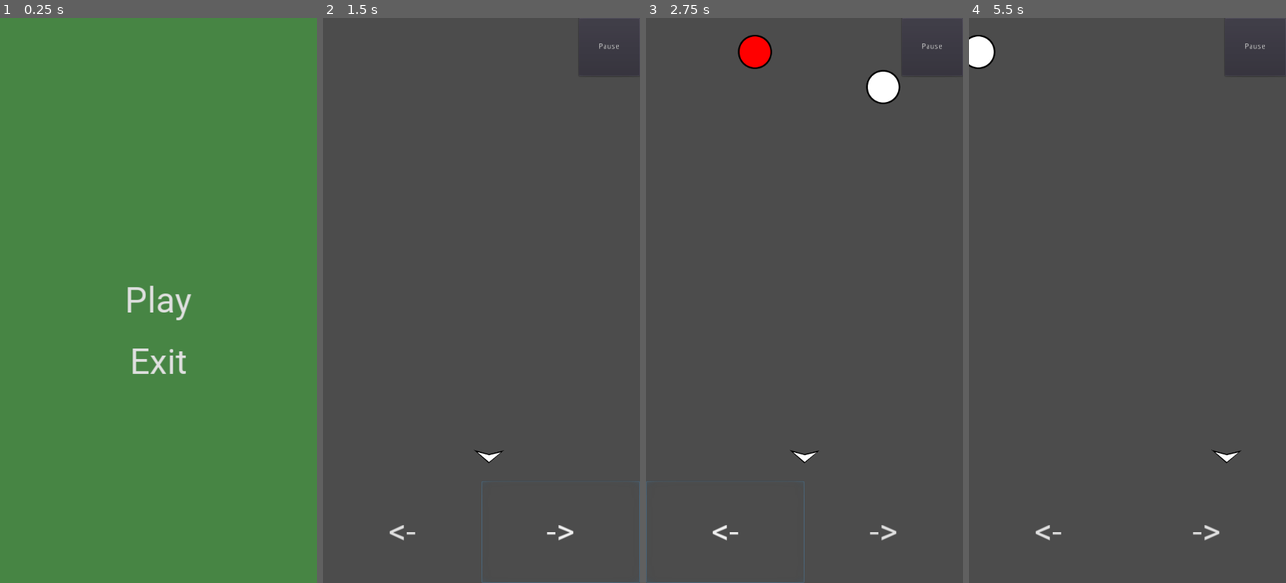
Above: before the commit, frames 1-4 (left to right).
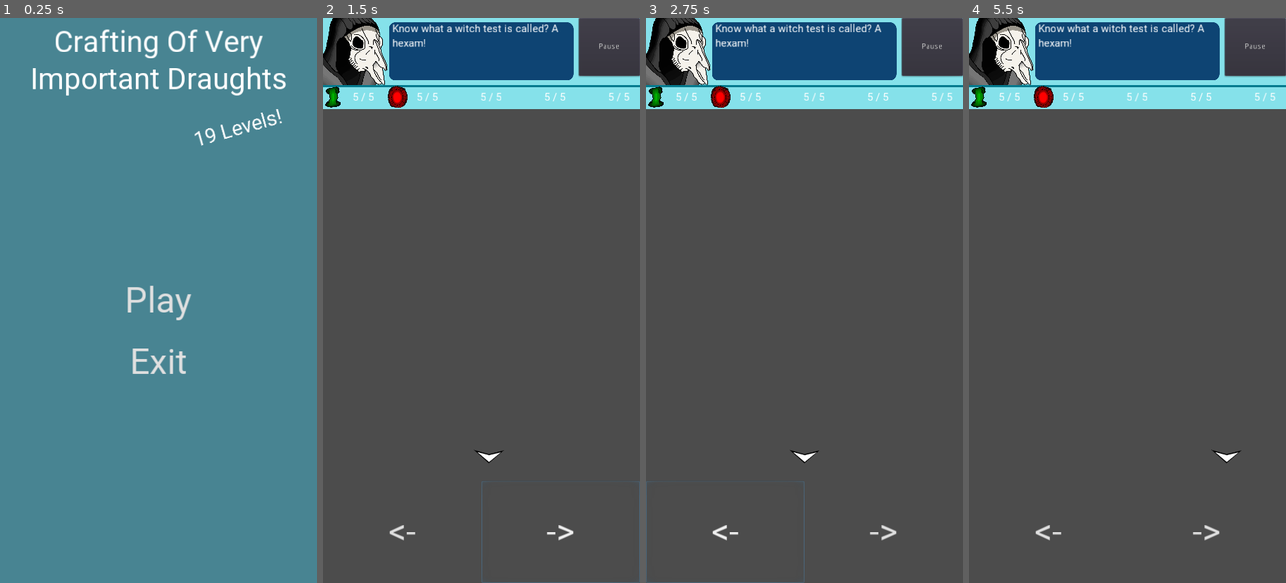
Above: after the commit, the same moments.

Repository: Jomii/Digital-game-2
Game: Godot game, scene res://Scenes/MainMenu.tscn
The game is run twice, just before and just after one commit, with the same random seed, the same clock (stepped at 60 frames per second) and the same inputs.
Inputs:
- Up to frame 1 (0.25 s): no input
- Up to frame 2 (1.5 s): click "Play" at 0.5 s; click "->" at 1.25 s
- Up to frame 3 (2.75 s): click "<-" at 2 s
- Up to frame 4 (5.5 s): click "Pause" at 2.75 s; click "Main menu" at 3.5 s; click "Play" at 4.25 s; tap Enter at 5 s; hold Right (ui_right) from 5.03 s (still down)

The runs differ from the first frame. In frame 1, 99% of the frame differs, in the area x 0-100%, y 0-100%; in frame 2, 14%; in frame 3, 14%; in frame 4, 14%.

Commit message:
Add a lot of stuff
- Template for levels
- Sprites from game 1
- LevelSelect scene
- Drops

Diff:
--- /dev/null
+++ b/Levels/LevelTemplate.tscn
@@ -0,0 +1,6 @@
+[gd_scene load_steps=2 format=2]
+
+[ext_resource path="res://Scripts/Level.gd" type="Script" id=1]
+
+[node name="LevelData" type="Node"]
+script = ExtResource( 1 )
--- /dev/null
+++ b/Levels/Level_1.tscn
@@ -0,0 +1,28 @@
+[gd_scene load_steps=5 format=2]
+
+[ext_resource path="res://Scripts/Level.gd" type="Script" id=1]
+[ext_resource path="res://Art/Sprites/Materials/Bottles2.png" type="Texture" id=2]
+[ext_resource path="res://Scenes/Drops/Herb1.tscn" type="PackedScene" id=3]
+[ext_resource path="res://Scenes/Drops/Herb2.tscn" type="PackedScene" id=4]
+
+[node name="Level_1" type="Node"]
+script = ExtResource( 1 )
+levelStartIcon = ExtResource( 2 )
+levelStartText = "Welcome youngling, lets begin your training  by crafting a very simple potion: Spirits"
+characterText = "Know what a witch test is called? A hexam!"
+collectGoal = [ {
+"amount": 5,
+"drop": ExtResource( 4 )
+}, {
+"amount": 3,
+"drop": ExtResource( 3 )
+}, {
+"amount": 0,
+"drop": null
+}, {
+"amount": 0,
+"drop": null
+}, {
+"amount": 0,
+"drop": null
+} ]
--- a/Scenes/Drop.tscn
+++ b/Scenes/Drops/Drop.tscn
@@ -14,5 +14,3 @@
 
 [node name="Sprite" type="Sprite" parent="."]
 texture = ExtResource( 1 )
-
-[node name="Drop" type="Node2D" parent="."]
--- /dev/null
+++ b/Scenes/Drops/Herb1.tscn
@@ -0,0 +1,17 @@
+[gd_scene load_steps=4 format=2]
+
+[ext_resource path="res://Art/Sprites/Materials/Herb6.png" type="Texture" id=1]
+[ext_resource path="res://Scripts/Drop.gd" type="Script" id=2]
+
+[sub_resource type="CircleShape2D" id=1]
+radius = 30.9296
+
+[node name="Herb1" type="RigidBody2D"]
+script = ExtResource( 2 )
+
+[node name="CollisionShape2D" type="CollisionShape2D" parent="."]
+shape = SubResource( 1 )
+
+[node name="Sprite" type="Sprite" parent="."]
+scale = Vector2( 0.182778, 0.182778 )
+texture = ExtResource( 1 )
--- /dev/null
+++ b/Scenes/Drops/Herb2.tscn
@@ -0,0 +1,17 @@
+[gd_scene load_steps=4 format=2]
+
+[ext_resource path="res://Scripts/Drop.gd" type="Script" id=1]
+[ext_resource path="res://Art/Sprites/Materials/Herb4.png" type="Texture" id=2]
+
+[sub_resource type="CircleShape2D" id=1]
+radius = 30.9296
+
+[node name="Drop" type="RigidBody2D"]
+script = ExtResource( 1 )
+
+[node name="CollisionShape2D" type="CollisionShape2D" parent="."]
+shape = SubResource( 1 )
+
+[node name="Sprite" type="Sprite" parent="."]
+scale = Vector2( 0.219962, 0.219962 )
+texture = ExtResource( 2 )
--- /dev/null
+++ b/Scenes/Drops/Spider.tscn
@@ -0,0 +1,19 @@
+[gd_scene load_steps=4 format=2]
+
+[ext_resource path="res://Scripts/Drop.gd" type="Script" id=1]
+[ext_resource path="res://Art/Sprites/Materials/Spider.png" type="Texture" id=2]
+
+[sub_resource type="CircleShape2D" id=1]
+radius = 30.9296
+
+[node name="Drop" type="RigidBody2D"]
+script = ExtResource( 1 )
+isBad = true
+
+[node name="CollisionShape2D" type="CollisionShape2D" parent="."]
+shape = SubResource( 1 )
+
+[node name="Sprite" type="Sprite" parent="."]
+rotation = 3.14159
+scale = Vector2( 0.270073, 0.270073 )
+texture = ExtResource( 2 )
--- a/Scenes/LevelScene.tscn
+++ b/Scenes/LevelScene.tscn
@@ -1,19 +1,54 @@
-[gd_scene load_steps=6 format=2]
+[gd_scene load_steps=16 format=2]
 
 [ext_resource path="res://Scenes/PauseMenu.tscn" type="PackedScene" id=1]
 [ext_resource path="res://Fonts/roboto_64_dynamicfont.tres" type="DynamicFont" id=2]
 [ext_resource path="res://Scenes/Player.tscn" type="PackedScene" id=3]
 [ext_resource path="res://Scripts/Main.gd" type="Script" id=4]
-[ext_resource path="res://Scenes/Drop.tscn" type="PackedScene" id=5]
+[ext_resource path="res://Scenes/Drops/Spider.tscn" type="PackedScene" id=5]
+[ext_resource path="res://Fonts/Roboto-Regular.ttf" type="DynamicFontData" id=6]
+[ext_resource path="res://Art/Sprites/Kasvokuva.png" type="Texture" id=7]
+[ext_resource path="res://Scripts/UI.gd" type="Script" id=8]
+[ext_resource path="res://Art/Sprites/Materials/Herb4.png" type="Texture" id=9]
+[ext_resource path="res://Art/Sprites/Materials/Herb6.png" type="Texture" id=10]
+
+[sub_resource type="StyleBoxFlat" id=1]
+bg_color = Color( 0.521569, 0.882353, 0.917647, 1 )
+
+[sub_resource type="StyleBoxLine" id=2]
+color = Color( 0, 0.478431, 0.556863, 1 )
+thickness = 4
+
+[sub_resource type="StyleBoxFlat" id=3]
+content_margin_left = 6.0
+content_margin_top = 0.0
+content_margin_bottom = 0.0
+bg_color = Color( 0.054902, 0.266667, 0.45098, 1 )
+corner_radius_top_left = 12
+corner_radius_top_right = 12
+corner_radius_bottom_right = 12
+corner_radius_bottom_left = 12
+
+[sub_resource type="DynamicFont" id=4]
+size = 20
+use_filter = true
+font_data = ExtResource( 6 )
+
+[sub_resource type="DynamicFont" id=5]
+size = 20
+use_filter = true
+font_data = ExtResource( 6 )
 
 [node name="Main" type="Node"]
 script = ExtResource( 4 )
-Drop = ExtResource( 5 )
+badDrop = ExtResource( 5 )
 
 [node name="Drops" type="Node" parent="."]
 
 [node name="StartPosition" type="Position2D" parent="."]
 position = Vector2( 288, 800.419 )
+__meta__ = {
+"_edit_lock_": true
+}
 
 [node name="Player" parent="." instance=ExtResource( 3 )]
 
@@ -21,8 +56,12 @@
 position = Vector2( 20, 60 )
 points = PoolVector2Array( 4, 0, 530, 0 )
 default_color = Color( 0.4, 0.501961, 1, 0 )
+__meta__ = {
+"_edit_lock_": true
+}
 
 [node name="UI" type="CanvasLayer" parent="."]
+script = ExtResource( 8 )
 
 [node name="RightButton" type="Button" parent="UI"]
 anchor_top = 1.0
@@ -34,6 +73,7 @@
 text = "->"
 flat = true
 __meta__ = {
+"_edit_lock_": true,
 "_edit_use_anchors_": false
 }
 
@@ -47,16 +87,236 @@
 text = "<-"
 flat = true
 __meta__ = {
-"_edit_use_anchors_": false
-}
-
-[node name="PauseButton" type="Button" parent="UI"]
+"_edit_lock_": true,
+"_edit_use_anchors_": false
+}
+
+[node name="TopPanel" type="Panel" parent="UI"]
+anchor_right = 1.0
+margin_bottom = 165.0
+custom_styles/panel = SubResource( 1 )
+__meta__ = {
+"_edit_lock_": true,
+"_edit_use_anchors_": false
+}
+
+[node name="PauseButton" type="Button" parent="UI/TopPanel"]
 anchor_left = 1.0
 anchor_right = 1.0
 margin_left = -111.0
 margin_bottom = 105.0
 text = "Pause"
 __meta__ = {
+"_edit_lock_": true,
+"_edit_use_anchors_": false
+}
+
+[node name="CharacterSprite" type="TextureRect" parent="UI/TopPanel"]
+margin_left = -17.4584
+margin_top = -29.3301
+margin_right = 1006.54
+margin_bottom = 994.67
+rect_scale = Vector2( 0.160092, 0.1502 )
+texture = ExtResource( 7 )
+flip_h = true
+__meta__ = {
+"_edit_use_anchors_": false
+}
+
+[node name="HSeparator" type="HSeparator" parent="UI/TopPanel"]
+anchor_left = 0.5
+anchor_top = 1.0
+anchor_right = 0.5
+anchor_bottom = 1.0
+margin_left = -288.231
+margin_top = -43.4075
+margin_right = 286.769
+margin_bottom = -39.4075
+custom_styles/separator = SubResource( 2 )
+__meta__ = {
+"_edit_lock_": true,
+"_edit_use_anchors_": false
+}
+
+[node name="Label" type="Label" parent="UI/TopPanel"]
+anchor_left = 0.5
+anchor_right = 0.5
+margin_left = -168.0
+margin_top = 8.0
+margin_right = 167.0
+margin_bottom = 113.0
+custom_styles/normal = SubResource( 3 )
+custom_fonts/font = SubResource( 4 )
+autowrap = true
+clip_text = true
+__meta__ = {
+"_edit_lock_": true,
+"_edit_use_anchors_": false
+}
+
+[node name="HBoxContainer" type="GridContainer" parent="UI/TopPanel"]
+anchor_top = 0.745
+anchor_right = 1.0
+anchor_bottom = 1.0
+margin_top = 0.0749893
+columns = 5
+__meta__ = {
+"_edit_use_anchors_": false
+}
+
+[node name="Control" type="Control" parent="UI/TopPanel/HBoxContainer"]
+margin_right = 112.0
+margin_bottom = 42.0
+size_flags_horizontal = 3
+size_flags_vertical = 3
+
+[node name="TextureRect" type="TextureRect" parent="UI/TopPanel/HBoxContainer/Control"]
+anchor_bottom = 1.0
+margin_right = 38.0
+margin_bottom = -3.8147e-06
+texture = ExtResource( 10 )
+expand = true
+__meta__ = {
+"_edit_use_anchors_": true
+}
+
+[node name="Label" type="Label" parent="UI/TopPanel/HBoxContainer/Control"]
+anchor_left = 1.0
+anchor_right = 1.0
+anchor_bottom = 1.0
+margin_left = -77.0
+margin_right = -7.62939e-06
+margin_bottom = -3.8147e-06
+custom_fonts/font = SubResource( 5 )
+text = "5 / 5"
+align = 1
+valign = 1
+__meta__ = {
+"_edit_use_anchors_": false
+}
+
+[node name="Control2" type="Control" parent="UI/TopPanel/HBoxContainer"]
+margin_left = 116.0
+margin_right = 228.0
+margin_bottom = 42.0
+size_flags_horizontal = 3
+size_flags_vertical = 3
+
+[node name="TextureRect" type="TextureRect" parent="UI/TopPanel/HBoxContainer/Control2"]
+anchor_bottom = 1.0
+margin_right = 38.0
+margin_bottom = -3.8147e-06
+texture = ExtResource( 9 )
+expand = true
+__meta__ = {
+"_edit_use_anchors_": true
+}
+
+[node name="Label" type="Label" parent="UI/TopPanel/HBoxContainer/Control2"]
+anchor_left = 1.0
+anchor_right = 1.0
+anchor_bottom = 1.0
+margin_left = -77.0
+margin_right = -7.62939e-06
+margin_bottom = -3.8147e-06
+custom_fonts/font = SubResource( 5 )
+text = "5 / 5"
+align = 1
+valign = 1
+__meta__ = {
+"_edit_use_anchors_": false
+}
+
+[node name="Control3" type="Control" parent="UI/TopPanel/HBoxContainer"]
+margin_left = 232.0
+margin_right = 344.0
+margin_bottom = 42.0
+size_flags_horizontal = 3
+size_flags_vertical = 3
+
+[node name="TextureRect" type="TextureRect" parent="UI/TopPanel/HBoxContainer/Control3"]
+anchor_bottom = 1.0
+margin_right = 38.0
+margin_bottom = -3.8147e-06
+expand = true
+__meta__ = {
+"_edit_use_anchors_": true
+}
+
+[node name="Label" type="Label" parent="UI/TopPanel/HBoxContainer/Control3"]
+anchor_left = 1.0
+anchor_right = 1.0
+anchor_bottom = 1.0
+margin_left = -77.0
+margin_right = -7.62939e-06
+margin_bottom = -3.8147e-06
+custom_fonts/font = SubResource( 5 )
+text = "5 / 5"
+align = 1
+valign = 1
+__meta__ = {
+"_edit_use_anchors_": false
+}
+
+[node name="Control4" type="Control" parent="UI/TopPanel/HBoxContainer"]
+margin_left = 348.0
+margin_right = 460.0
+margin_bottom = 42.0
+size_flags_horizontal = 3
+size_flags_vertical = 3
+
+[node name="TextureRect" type="TextureRect" parent="UI/TopPanel/HBoxContainer/Control4"]
+anchor_bottom = 1.0
+margin_right = 38.0
+margin_bottom = -3.8147e-06
+expand = true
+__meta__ = {
+"_edit_use_anchors_": true
+}
+
+[node name="Label" type="Label" parent="UI/TopPanel/HBoxContainer/Control4"]
+anchor_left = 1.0
+anchor_right = 1.0
+anchor_bottom = 1.0
+margin_left = -77.0
+margin_right = -7.62939e-06
+margin_bottom = -3.8147e-06
+custom_fonts/font = SubResource( 5 )
+text = "5 / 5"
+align = 1
+valign = 1
+__meta__ = {
+"_edit_use_anchors_": false
+}
+
+[node name="Control5" type="Control" parent="UI/TopPanel/HBoxContainer"]
+margin_left = 464.0
+margin_right = 576.0
+margin_bottom = 42.0
+size_flags_horizontal = 3
+size_flags_vertical = 3
+
+[node name="TextureRect" type="TextureRect" parent="UI/TopPanel/HBoxContainer/Control5"]
+anchor_bottom = 1.0
+margin_right = 38.0
+margin_bottom = -3.8147e-06
+expand = true
+__meta__ = {
+"_edit_use_anchors_": true
+}
+
+[node name="Label" type="Label" parent="UI/TopPanel/HBoxContainer/Control5"]
+anchor_left = 1.0
+anchor_right = 1.0
+anchor_bottom = 1.0
+margin_left = -77.0
+margin_right = -7.62939e-06
+margin_bottom = -3.8147e-06
+custom_fonts/font = SubResource( 5 )
+text = "5 / 5"
+align = 1
+valign = 1
+__meta__ = {
 "_edit_use_anchors_": false
 }
 
@@ -65,10 +325,11 @@
 
 [node name="SpawnTimer" type="Timer" parent="."]
 autostart = true
+[connection signal="levelLoaded" from="." to="UI" method="_on_Main_levelLoaded"]
 [connection signal="collect" from="Player" to="." method="_on_Player_collect"]
 [connection signal="button_down" from="UI/RightButton" to="Player" method="_on_RightButton_button_down"]
 [connection signal="button_up" from="UI/RightButton" to="Player" method="_on_RightButton_button_up"]
 [connection signal="button_down" from="UI/LeftButton" to="Player" method="_on_LeftButton_button_down"]
 [connection signal="button_up" from="UI/LeftButton" to="Player" method="_on_LeftButton_button_up"]
-[connection signal="button_down" from="UI/PauseButton" to="UI/PauseMenu" method="_on_PauseButton_button_down"]
+[connection signal="button_down" from="UI/TopPanel/PauseButton" to="UI/PauseMenu" method="_on_PauseButton_button_down"]
 [connection signal="timeout" from="SpawnTimer" to="." method="_on_SpawnTimer_timeout"]
--- /dev/null
+++ b/Scenes/LevelSelect.tscn
@@ -0,0 +1,122 @@
+[gd_scene load_steps=6 format=2]
+
+[ext_resource path="res://Fonts/roboto_64_dynamicfont.tres" type="DynamicFont" id=1]
+[ext_resource path="res://Fonts/Roboto-Regular.ttf" type="DynamicFontData" id=2]
+[ext_resource path="res://Scripts/LevelSelect.gd" type="Script" id=3]
+
+[sub_resource type="DynamicFont" id=2]
+size = 32
+use_filter = true
+font_data = ExtResource( 2 )
+
+[sub_resource type="DynamicFont" id=1]
+size = 24
+use_filter = true
+font_data = ExtResource( 2 )
+
+[node name="LevelSelect" type="Control"]
+anchor_right = 1.0
+anchor_bottom = 1.0
+script = ExtResource( 3 )
+__meta__ = {
+"_edit_use_anchors_": false
+}
+
+[node name="Background" type="ColorRect" parent="."]
+anchor_right = 1.0
+anchor_bottom = 1.0
+color = Color( 0.282353, 0.517647, 0.572549, 1 )
+__meta__ = {
+"_edit_use_anchors_": false
+}
+
+[node name="LeftButton" type="Button" parent="."]
+anchor_top = 0.5
+anchor_bottom = 0.5
+margin_top = -84.0
+margin_right = 144.0
+margin_bottom = 84.0
+custom_fonts/font = ExtResource( 1 )
+text = "<-"
+flat = true
+__meta__ = {
+"_edit_use_anchors_": false
+}
+
+[node name="RightButton" type="Button" parent="."]
+anchor_left = 1.0
+anchor_top = 0.5
+anchor_right = 1.0
+anchor_bottom = 0.5
+margin_left = -144.0
+margin_top = -84.0
+margin_bottom = 84.0
+custom_fonts/font = ExtResource( 1 )
+text = "->"
+flat = true
+__meta__ = {
+"_edit_use_anchors_": false
+}
+
+[node name="PlayButton" type="Button" parent="."]
+anchor_top = 1.0
+anchor_right = 1.0
+anchor_bottom = 1.0
+margin_left = 288.0
+margin_top = -134.0
+custom_fonts/font = ExtResource( 1 )
+text = "Play"
+flat = true
+__meta__ = {
+"_edit_use_anchors_": false
+}
+
+[node name="ReturnButton" type="Button" parent="."]
+anchor_top = 1.0
+anchor_right = 1.0
+anchor_bottom = 1.0
+margin_top = -134.0
+margin_right = -362.0
+custom_fonts/font = SubResource( 2 )
+text = "Return"
+flat = true
+__meta__ = {
+"_edit_use_anchors_": false
+}
+
+[node name="LevelTitle" type="Label" parent="."]
+anchor_right = 1.0
+margin_bottom = 88.0
+custom_fonts/font = ExtResource( 1 )
+text = "Level 1"
+align = 1
+valign = 1
+
+[node name="Description" type="Label" parent="."]
+anchor_right = 1.0
+margin_left = 26.0
+margin_top = 97.0
+margin_right = -27.0
+margin_bottom = 350.0
+custom_fonts/font = SubResource( 1 )
+text = "Welcome to the first level, lets begin by crafting a very simple potion: Spirits"
+align = 1
+valign = 1
+autowrap = true
+__meta__ = {
+"_edit_use_anchors_": false
+}
+
+[node name="Image" type="TextureRect" parent="."]
+anchor_left = 0.5
+anchor_top = 0.5
+anchor_right = 0.5
+anchor_bottom = 0.5
+margin_left = -147.0
+margin_top = -162.0
+margin_right = 146.0
+margin_bottom = 163.0
+expand = true
+__meta__ = {
+"_edit_use_anchors_": false
+}
--- a/Scenes/MainMenu.tscn
+++ b/Scenes/MainMenu.tscn
@@ -1,7 +1,18 @@
-[gd_scene load_steps=3 format=2]
+[gd_scene load_steps=6 format=2]
 
 [ext_resource path="res://Scripts/MainMenu.gd" type="Script" id=1]
 [ext_resource path="res://Fonts/roboto_64_dynamicfont.tres" type="DynamicFont" id=2]
+[ext_resource path="res://Fonts/Roboto-Regular.ttf" type="DynamicFontData" id=3]
+
+[sub_resource type="DynamicFont" id=1]
+size = 54
+use_filter = true
+font_data = ExtResource( 3 )
+
+[sub_resource type="DynamicFont" id=2]
+size = 38
+use_filter = true
+font_data = ExtResource( 3 )
 
 [node name="Control" type="Control"]
 pause_mode = 2
@@ -15,7 +26,7 @@
 [node name="ColorRect" type="ColorRect" parent="."]
 anchor_right = 1.0
 anchor_bottom = 1.0
-color = Color( 0.239216, 1, 0.196078, 0.317647 )
+color = Color( 0.282353, 0.517647, 0.572549, 1 )
 __meta__ = {
 "_edit_use_anchors_": false
 }
@@ -51,5 +62,30 @@
 __meta__ = {
 "_edit_use_anchors_": false
 }
+
+[node name="Label" type="Label" parent="."]
+anchor_right = 1.0
+margin_bottom = 155.0
+custom_fonts/font = SubResource( 1 )
+text = "Crafting Of Very Important Draughts"
+align = 1
+valign = 1
+autowrap = true
+
+[node name="Label2" type="Label" parent="."]
+anchor_right = 1.0
+margin_left = 133.244
+margin_top = 203.568
+margin_right = 133.244
+margin_bottom = 358.568
+rect_rotation = -15.6459
+custom_fonts/font = SubResource( 2 )
+text = "19 Levels!"
+align = 1
+valign = 1
+autowrap = true
+__meta__ = {
+"_edit_use_anchors_": false
+}
 [connection signal="pressed" from="PlayButton" to="." method="_on_PlayButton_pressed"]
 [connection signal="pressed" from="ExitButton" to="." method="_on_Button2_pressed"]
--- a/Scenes/PauseMenu.tscn
+++ b/Scenes/PauseMenu.tscn
@@ -5,7 +5,7 @@
 [ext_resource path="res://Fonts/roboto_64_dynamicfont.tres" type="DynamicFont" id=3]
 
 [sub_resource type="StyleBoxFlat" id=1]
-bg_color = Color( 0.309804, 0.462745, 0.301961, 1 )
+bg_color = Color( 0.282353, 0.517647, 0.572549, 1 )
 border_color = Color( 1, 1, 1, 1 )
 corner_radius_top_left = 3
 corner_radius_top_right = 3
--- a/Scripts/Drop.gd
+++ b/Scripts/Drop.gd
@@ -1,6 +1,10 @@
 extends RigidBody2D
 
-var isBad = false
+class_name Drop
+
+export(int) var score = 1
+export(bool) var isBad = false
+
 var screen_size
 
 # Called when the node enters the scene tree for the first time.
--- /dev/null
+++ b/Scripts/Level.gd
@@ -0,0 +1,20 @@
+extends Node
+
+export(Texture) var levelStartIcon
+export(String, MULTILINE) var levelStartText
+export(String, MULTILINE) var characterText
+export(String, MULTILINE) var levelFailText
+export(String, MULTILINE) var levelOneStarText
+export(String, MULTILINE) var levelTwoStarText
+export(String, MULTILINE) var levelThreeStarText
+export(Array) var collectGoal = [{"drop": null, "amount": 0},
+ {"drop": null, "amount": 0}, {"drop": null, "amount": 0},
+{"drop": null, "amount": 0} ,{"drop": null, "amount": 0}]
+
+var drops = []
+
+# Remove Null drops from collectGoal and set them to drops
+func _ready():
+	for item in collectGoal:
+		if (item.drop != null):
+			drops.append(item)
--- /dev/null
+++ b/Scripts/LevelSelect.gd
@@ -0,0 +1,36 @@
+extends Control
+
+var level
+var levels = []
+
+func _ready():
+	# set level to loaded game
+#	levels =
+	var files = list_files_in_directory("res://Levels")
+	for file in files:
+		print(file)
+
+	var levelScene = load("res://Levels/Level_1.tscn")
+
+	level = levelScene.instance()
+
+	$LevelTitle.text = level.name.replace('_', ' ')
+	$Description.text = level.levelStartText
+	$Image.texture = level.levelStartIcon
+
+func list_files_in_directory(path):
+	var files = []
+	var dir = Directory.new()
+	dir.open(path)
+	dir.list_dir_begin()
+
+	while true:
+		var file = dir.get_next()
+		if file == "":
+			break
+		elif not file.begins_with("."):
+			files.append(file)
+
+	dir.list_dir_end()
+
+	return files
--- a/Scripts/Main.gd
+++ b/Scripts/Main.gd
@@ -1,6 +1,11 @@
 extends Node
 
-export (PackedScene) var Drop
+signal levelLoaded(characterText)
+
+export (PackedScene) var badDrop
+
+var level
+export(int, 1, 100) var badDropChance = 15
 
 # Called when the node enters the scene tree for the first time.
 func _ready():
@@ -8,8 +13,17 @@
 	start_game()
 
 func start_game():
-	# TODO: Set player position to bottom of screen - padding (consisting of player sprite)
 	$Player.start($StartPosition.position)
+	load_level()
+
+func load_level():
+	var levelScene = load("res://Levels/Level_1.tscn")
+	level = levelScene.instance()
+	add_child(level)
+	print("loaded level ", level.name)
+	print("level drops ", level.drops)
+#	print("level DICt drops ", level.dictDrops)
+	emit_signal("levelLoaded", level.characterText)
 
 func _on_SpawnTimer_timeout():
 	var x1 = int(round($DropSpawn.get_point_position(0).x)) # First point
@@ -19,18 +33,23 @@
 
 	var spawnPosition = Vector2(randomXFromSpawn, $DropSpawn.transform.get_origin().y)
 
-	var drop = Drop.instance()
+	var randomDropIndex = randi() % level.drops.size()
+
+	var dropObject = level.drops[randomDropIndex]["drop"]
+	var drop = dropObject.instance()
+
+	if randi() % 101 < badDropChance:
+		drop = badDrop.instance()
+
+
+#	var drop = Drop.instance()
 
 	$Drops.add_child(drop)
-
-	var badDrop = randi() % 7 # 1/7 is a bad drop
-	if badDrop == 1:
-		drop.isBad = true
-		drop.modulate = Color(1, 0, 0)
 
 	drop.position = spawnPosition
 
 func _on_Player_collect(type):
+	# type = isDropBad
 	if type:
 # warning-ignore:return_value_discarded
 		get_tree().reload_current_scene()
--- /dev/null
+++ b/Scripts/UI.gd
@@ -0,0 +1,6 @@
+extends CanvasLayer
+
+
+func _on_Main_levelLoaded(characterText):
+#	print("signal received with msg ", characterText)
+	$TopPanel/Label.text = characterText
--- a/project.godot
+++ b/project.godot
@@ -8,9 +8,14 @@
 
 config_version=4
 
-_global_script_classes=[  ]
+_global_script_classes=[ {
+"base": "RigidBody2D",
+"class": "Drop",
+"language": "GDScript",
+"path": "res://Scripts/Drop.gd"
+} ]
 _global_script_class_icons={
-
+"Drop": ""
 }
 
 [application]
@@ -23,8 +28,6 @@
 
 window/size/width=576
 window/size/height=1024
-window/size/test_width=288
-window/size/test_height=512
 window/handheld/orientation="portrait"
 window/stretch/mode="2d"
 window/stretch/aspect="keep"
Binary file added: Art/Sprites/Materials/Bottle5.png
Not shown, added: Art/Sprites/Materials/Bottle5.png.import
Binary file added: Art/Sprites/Materials/Bottles1.png
Not shown, added: Art/Sprites/Materials/Bottles1.png.import
Binary file added: Art/Sprites/Materials/Bottles2.png
Not shown, added: Art/Sprites/Materials/Bottles2.png.import
Binary file added: Art/Sprites/Materials/Bottles3.png
Not shown, added: Art/Sprites/Materials/Bottles3.png.import
Binary file added: Art/Sprites/Materials/Bottles4.png
Not shown, added: Art/Sprites/Materials/Bottles4.png.import
Binary file added: Art/Sprites/Materials/Herb2.png
Not shown, added: Art/Sprites/Materials/Herb2.png.import
(and 10 more such lines)
